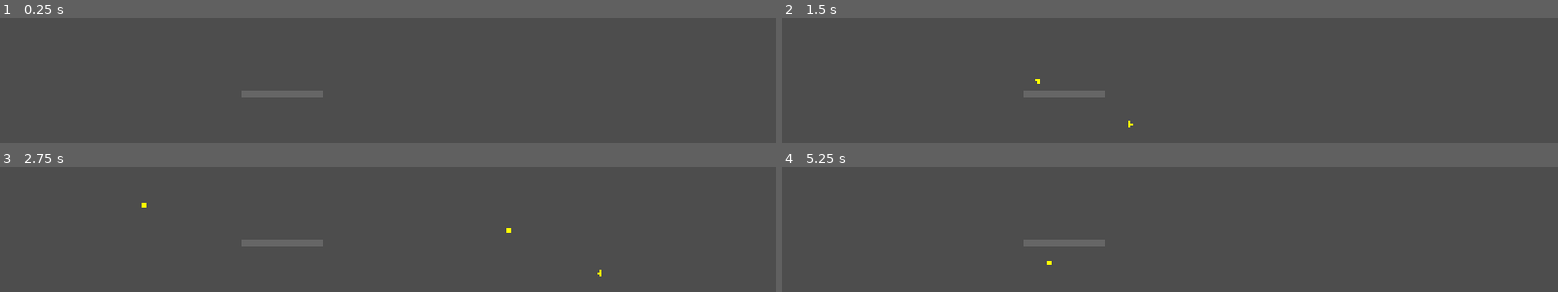
Above: before the commit, frames 1-4 (two rows, left to right).
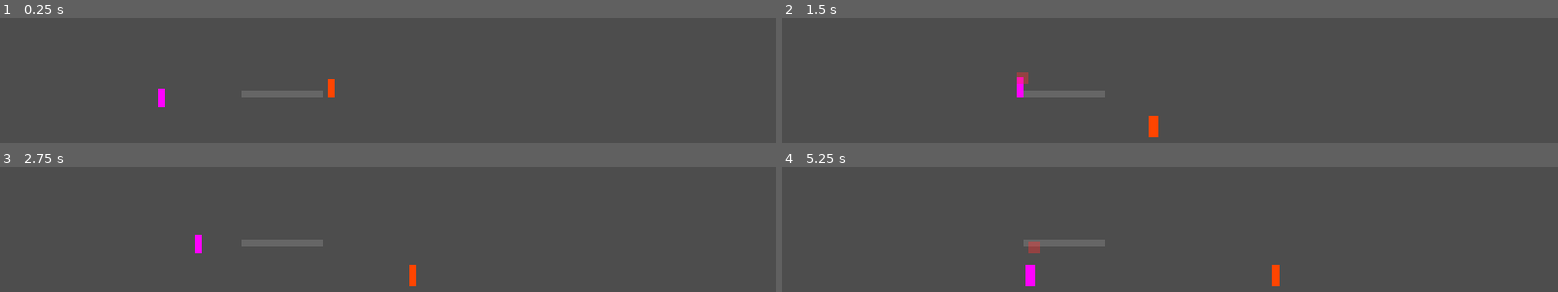
Above: after the commit, the same moments.

Repository: joaoramos00/NullvexGame
Game: Godot game, scene res://scenes/test_level.tscn
Two runs of this game, one before a commit and one after it. Both use one fixed random seed, a clock stepped at 60 frames per second and the inputs below.
Inputs:
- Up to frame 1 (0.25 s): no input
- Up to frame 2 (1.5 s): hold Right (move_right) from 0.53 s (still down); tap Z (attack) at 0.6, 1.35 s; tap Space (jump) at 0.77 s
- Up to frame 3 (2.75 s): tap Space (jump) at 1.52 s; release Right (move_right) at 2.03 s; hold Left (move_left) from 2.03 s (still down); tap X (dash) at 2.1 s; tap Z (attack) at 2.3 s
- Up to frame 4 (5.25 s): release Left (move_left) at 2.78 s; hold Right (move_right) 2.78-4.28 s; tap Z (attack) at 2.85, 3.6, 4.55, 5.1 s; tap Space (jump) at 3.02, 3.77, 4.52 s; hold Left (move_left) 4.28-5.03 s; tap X (dash) at 4.35 s; hold Right (move_right) from 5.03 s (still down)

The runs differ from the first frame. In frame 1, 0.3% of the frame differs, in the area x 20-44%, y 48-72%; in frame 2, 0.5%; in frame 3, 0.3%; in frame 4, 0.5%, in the area x 31-65%, y 59-96%.
Error after the commit: Invalid access to property or key 'global_position' on a base object of type 'null instance'. (res://scenes/test_level.gd:8)

Commit message:
feat: Plan 04 — EnemyBase + collision layers + live combat damage
Collision layers: world=1, player=2, enemy=4, player_attack=8.
CharacterBase now on layer 2; EnemyBase (CharacterBody2D) on layer 4
with left/right patrol, HP, invincibility frame (0.3s), and take_damage().
ZaelBullet (mask=5) and ZaraHitbox (mask=4) call take_damage() on hit
via has_method check. One enemy spawned in test_level at x=800.
Fixes lambda-closure bool capture in tests using Array reference pattern.

Co-Authored-By: Claude Sonnet 4.6 <noreply@anthropic.com>

Diff:
--- a/characters/base/character_base.tscn
+++ b/characters/base/character_base.tscn
@@ -7,6 +7,8 @@
 height = 28.0
 
 [node name="CharacterBase" type="CharacterBody2D"]
+collision_layer = 2
+collision_mask = 1
 script = ExtResource("1_base")
 
 [node name="CollisionShape2D" type="CollisionShape2D" parent="."]
--- /dev/null
+++ b/characters/enemies/enemy_base.gd
@@ -0,0 +1,53 @@
+extends CharacterBody2D
+class_name EnemyBase
+
+signal died
+signal damaged(amount: int)
+
+const GRAVITY := 980.0
+const PATROL_SPEED := 80.0
+const INVINCIBILITY_DURATION := 0.3
+
+@export var max_hp: int = 30
+var current_hp: int = 30
+var is_dead: bool = false
+var _direction: float = 1.0
+var _invincible: bool = false
+var _invincibility_timer: float = 0.0
+
+func _ready() -> void:
+    current_hp = max_hp
+    queue_redraw()
+
+func _draw() -> void:
+    draw_rect(Rect2(-10, -28, 20, 48), Color.ORANGE_RED)
+
+func _physics_process(delta: float) -> void:
+    if is_dead:
+        return
+    if _invincibility_timer > 0.0:
+        _invincibility_timer -= delta
+        if _invincibility_timer <= 0.0:
+            _invincible = false
+    if not is_on_floor():
+        velocity.y += GRAVITY * delta
+    velocity.x = PATROL_SPEED * _direction
+    move_and_slide()
+    if is_on_wall():
+        _direction = -_direction
+
+func take_damage(amount: int) -> void:
+    if is_dead or _invincible:
+        return
+    current_hp = max(0, current_hp - amount)
+    _invincible = true
+    _invincibility_timer = INVINCIBILITY_DURATION
+    damaged.emit(amount)
+    if current_hp == 0:
+        _die()
+
+func _die() -> void:
+    is_dead = true
+    velocity = Vector2.ZERO
+    died.emit()
+    queue_free()
--- /dev/null
+++ b/characters/enemies/enemy_base.tscn
@@ -0,0 +1,15 @@
+[gd_scene format=3 uid="uid://enemy_base"]
+
+[ext_resource type="Script" path="res://characters/enemies/enemy_base.gd" id="1_script"]
+
+[sub_resource type="CapsuleShape2D" id="CapsuleShape2D_1"]
+radius = 10.0
+height = 28.0
+
+[node name="EnemyBase" type="CharacterBody2D"]
+collision_layer = 4
+collision_mask = 1
+script = ExtResource("1_script")
+
+[node name="CollisionShape2D" type="CollisionShape2D" parent="."]
+shape = SubResource("CapsuleShape2D_1")
--- a/characters/melee/zara_hitbox.gd
+++ b/characters/melee/zara_hitbox.gd
@@ -4,6 +4,7 @@
 const ATTACK_DURATION := 0.15
 
 var damage: int = 8
+var _hit_bodies: Array[Node] = []
 
 func _ready() -> void:
 	body_entered.connect(_on_body_entered)
@@ -15,5 +16,9 @@
 func _draw() -> void:
 	draw_rect(Rect2(-14, -16, 28, 32), Color(1.0, 0.2, 0.2, 0.4))
 
-func _on_body_entered(_body: Node) -> void:
-	pass  # damage handled in Plan 04 when enemies exist
+func _on_body_entered(body: Node) -> void:
+	if body in _hit_bodies:
+		return
+	_hit_bodies.append(body)
+	if body.has_method("take_damage"):
+		body.take_damage(damage)
--- a/characters/melee/zara_hitbox.tscn
+++ b/characters/melee/zara_hitbox.tscn
@@ -6,6 +6,8 @@
 size = Vector2(28, 32)
 
 [node name="ZaraHitbox" type="Area2D"]
+collision_layer = 8
+collision_mask = 4
 script = ExtResource("1_hitbox")
 
 [node name="CollisionShape2D" type="CollisionShape2D" parent="."]
--- a/characters/ranged/zael_bullet.gd
+++ b/characters/ranged/zael_bullet.gd
@@ -17,6 +17,8 @@
 func _draw() -> void:
     draw_circle(Vector2.ZERO, 6.0, Color.YELLOW)
 
-func _on_body_entered(_body: Node) -> void:
+func _on_body_entered(body: Node) -> void:
+    if body.has_method("take_damage"):
+        body.take_damage(damage)
     $Timer.stop()
     queue_free()
--- a/characters/ranged/zael_bullet.tscn
+++ b/characters/ranged/zael_bullet.tscn
@@ -6,6 +6,8 @@
 radius = 6.0
 
 [node name="ZaelBullet" type="Area2D"]
+collision_layer = 8
+collision_mask = 5
 script = ExtResource("1_bullet")
 
 [node name="CollisionShape2D" type="CollisionShape2D" parent="."]
--- a/project.godot
+++ b/project.godot
@@ -78,6 +78,13 @@
 ]
 }
 
+[layer_names]
+
+2d_physics/layer_1="world"
+2d_physics/layer_2="player"
+2d_physics/layer_3="enemy"
+2d_physics/layer_4="player_attack"
+
 [rendering]
 
 textures/canvas_textures/default_texture_filter=0
--- a/scenes/test_level.tscn
+++ b/scenes/test_level.tscn
@@ -1,7 +1,8 @@
-[gd_scene load_steps=5 format=3 uid="uid://test_level"]
+[gd_scene load_steps=6 format=3 uid="uid://test_level"]
 
-[ext_resource type="PackedScene" uid="uid://zael" path="res://characters/ranged/zael.tscn" id="1_char"]
+[ext_resource type="PackedScene" uid="uid://0ara" path="res://characters/melee/zara.tscn" id="1_char"]
 [ext_resource type="Script" path="res://scenes/test_level.gd" id="2_script"]
+[ext_resource type="PackedScene" uid="uid://enemy_base" path="res://characters/enemies/enemy_base.tscn" id="3_enemy"]
 
 [sub_resource type="RectangleShape2D" id="RectangleShape2D_floor"]
 size = Vector2(3000, 40)
@@ -12,8 +13,11 @@
 [node name="TestLevel" type="Node2D"]
 script = ExtResource("2_script")
 
-[node name="Zael" parent="." instance=ExtResource("1_char")]
+[node name="Zara" parent="." instance=ExtResource("1_char")]
 position = Vector2(400, 380)
+
+[node name="Enemy" parent="." instance=ExtResource("3_enemy")]
+position = Vector2(800, 380)
 
 [node name="Floor" type="StaticBody2D" parent="."]
 position = Vector2(960, 520)
--- /dev/null
+++ b/tests/test_enemy_base.gd
@@ -0,0 +1,57 @@
+extends Node
+
+func _ready() -> void:
+    test_initial_hp()
+    test_take_damage()
+    test_invincibility_after_hit()
+    test_death_on_lethal_damage()
+    test_no_damage_when_dead()
+    print("ALL TESTS PASSED")
+    get_tree().quit(0)
+
+func test_initial_hp() -> void:
+    var enemy = _spawn()
+    assert(enemy.current_hp == enemy.max_hp)
+    assert(not enemy.is_dead)
+    enemy.queue_free()
+    print("PASS: initial_hp")
+
+func test_take_damage() -> void:
+    var enemy = _spawn()
+    enemy.take_damage(10)
+    assert(enemy.current_hp == enemy.max_hp - 10)
+    enemy.queue_free()
+    print("PASS: take_damage")
+
+func test_invincibility_after_hit() -> void:
+    var enemy = _spawn()
+    enemy.take_damage(5)
+    enemy.take_damage(5)  # blocked by invincibility
+    assert(enemy.current_hp == enemy.max_hp - 5)
+    enemy.queue_free()
+    print("PASS: invincibility_after_hit")
+
+func test_death_on_lethal_damage() -> void:
+    var enemy = _spawn()
+    var died_flag := [false]  # Array captured by reference in lambda
+    enemy.died.connect(func(): died_flag[0] = true)
+    enemy.take_damage(enemy.max_hp)
+    assert(enemy.is_dead)
+    assert(enemy.current_hp == 0)
+    assert(died_flag[0])
+    print("PASS: death_on_lethal_damage")
+
+func test_no_damage_when_dead() -> void:
+    var enemy = _spawn()
+    enemy.take_damage(enemy.max_hp)
+    assert(enemy.is_dead)
+    # queue_free is deferred so node still accessible
+    enemy.take_damage(999)  # should be ignored
+    assert(enemy.current_hp == 0)
+    print("PASS: no_damage_when_dead")
+
+func _spawn() -> EnemyBase:
+    var scene := load("res://characters/enemies/enemy_base.tscn")
+    var enemy: EnemyBase = scene.instantiate()
+    add_child(enemy)
+    return enemy
--- /dev/null
+++ b/tests/test_enemy_base.tscn
@@ -0,0 +1,6 @@
+[gd_scene format=3 uid="uid://test_enemy_base"]
+
+[ext_resource type="Script" path="res://tests/test_enemy_base.gd" id="1_script"]
+
+[node name="TestEnemyBase" type="Node"]
+script = ExtResource("1_script")
